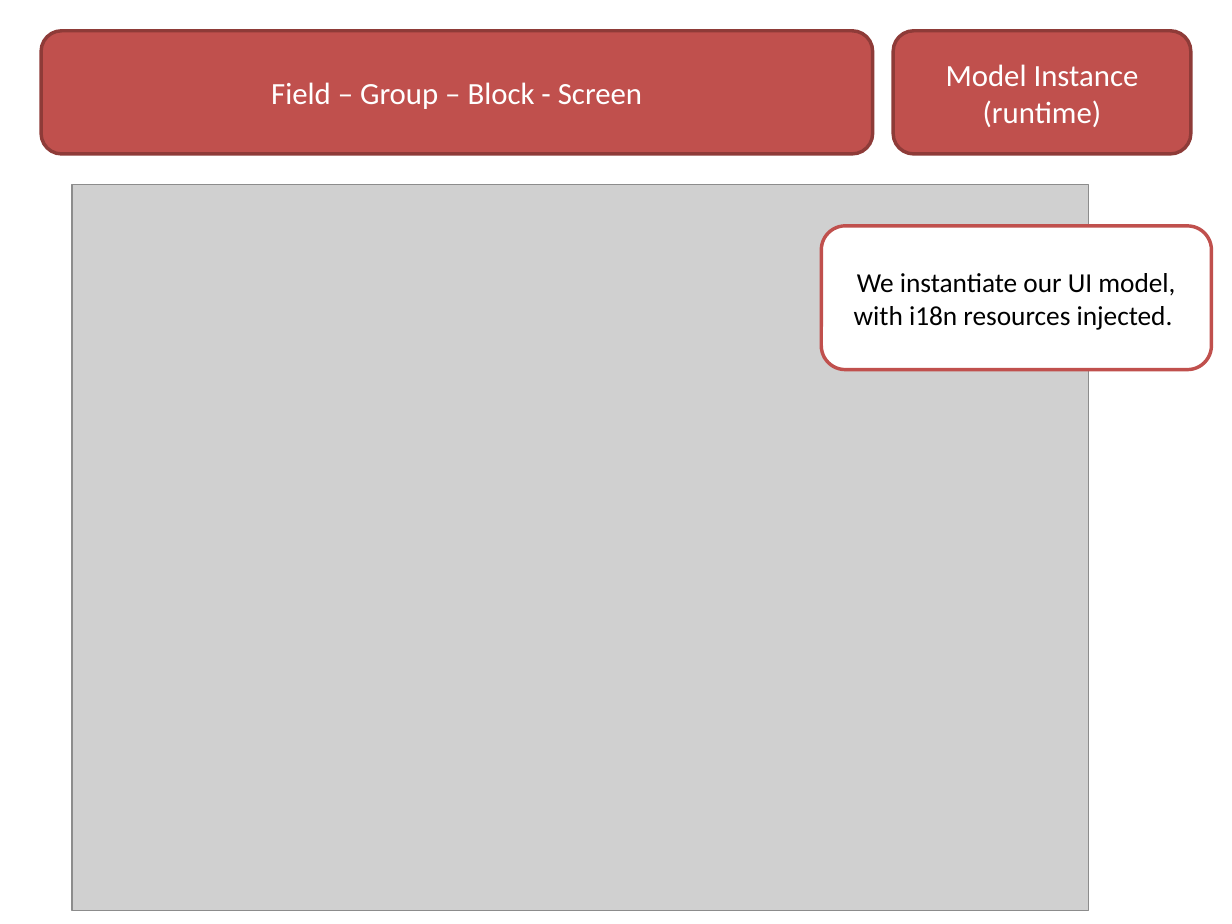
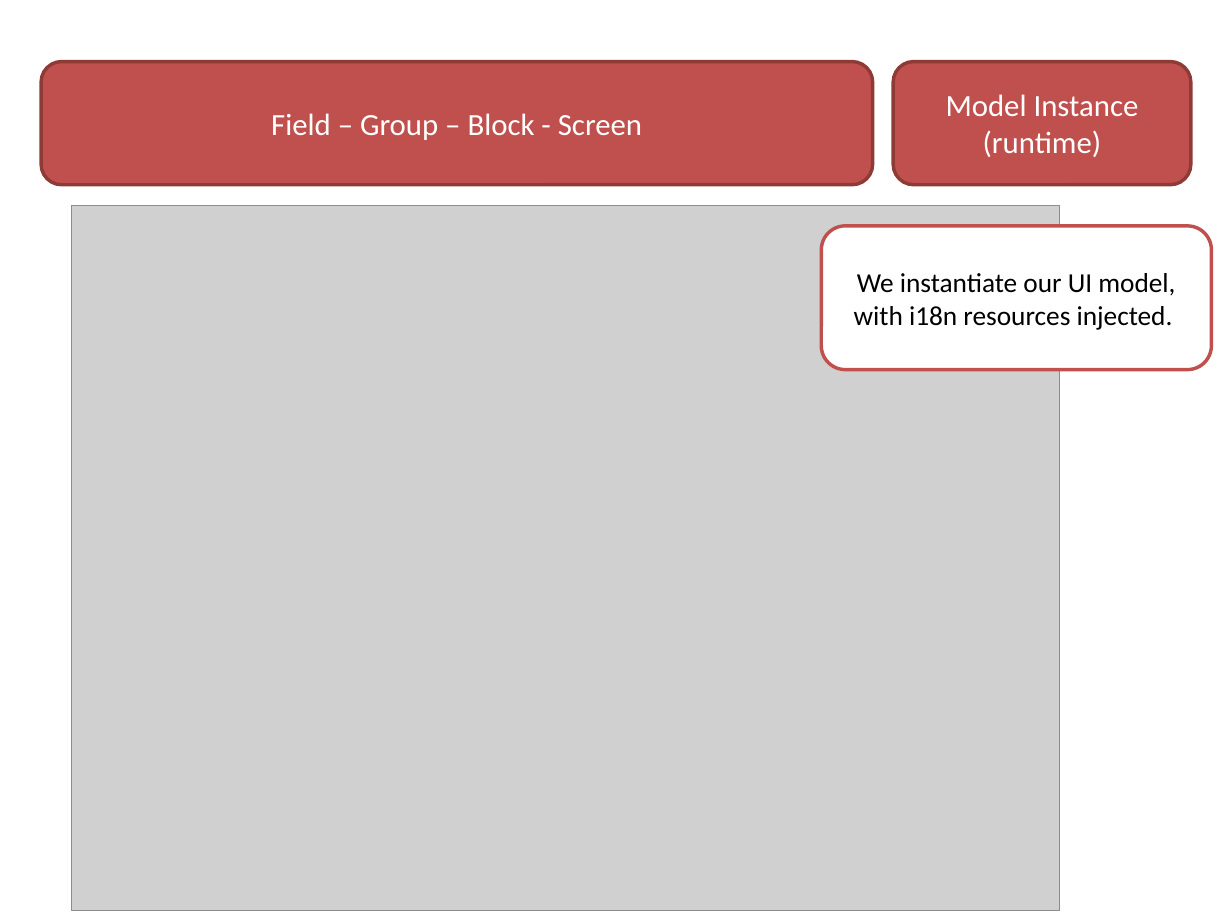
Before and after one commit to lesfurets/mdl4ui, a slide deck: slide 21 of mdl4ui-docs/mdl4ui_cg2013.pptx. Drawn at 1232x924 pixels with LibreOffice and Linux fonts; fonts in the diff are those of the drawing; grey boxes stand for pictures; background and template pictures are left out. Boxes give left, top, right and bottom in pixels: in the first picture for what was removed or moved away, otherwise in the second. Text is boxed around its words. In the diff, an @@ line names an element or a change of style, - is before the commit and + after.

```diff
--- a/mdl4ui-docs/mdl4ui_cg2013.pptx
+++ b/mdl4ui-docs/mdl4ui_cg2013.pptx
@@ rounded rectangle "Field – Group – Block ...": place and size @@
-rounded rectangle "Field – Group – Block ..." at <box>41,31,872,154</box>
+rounded rectangle "Field – Group – Block ..." at <box>41,62,872,185</box>
@@ rounded rectangle "Model Instance (runtime)": place and size @@
-rounded rectangle "Model Instance (runtime)" at <box>893,31,1191,154</box>
+rounded rectangle "Model Instance (runtime)" at <box>893,62,1191,185</box>
@@ picture: place and size @@
-picture at <box>71,185,1088,910</box>
+picture at <box>71,206,1060,910</box>
```
Also in this commit, not shown: 5 other slides changed.
